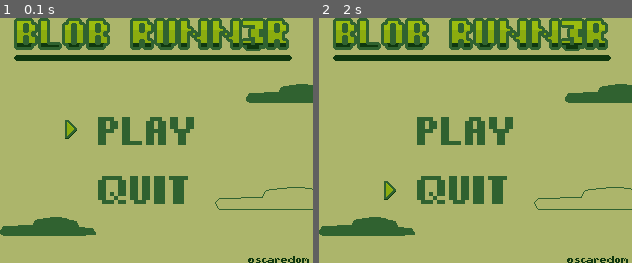
Above: before the commit, frames 1-2 (left to right).
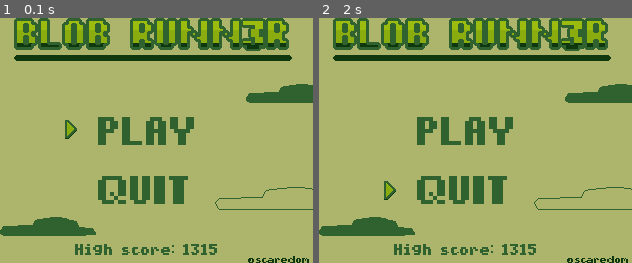
Above: after the commit, the same moments.

Repository: Clement-Devevey/ScareBot
Game: pygame game, started from testpygame.py
Two runs of this game, one before a commit and one after it. Both use one fixed random seed, a clock stepped at 60 frames per second and the inputs below.
Inputs:
- Up to frame 1 (0.1 s): no input
- Up to frame 2 (2 s): hold Up 0.33-0.8 s; hold Down 0.83-1.13 s; hold Up 1.17-1.53 s; hold Down 1.57-1.93 s; hold Up from 1.97 s (still down)

The runs differ from the first frame. In frame 1, 0.8% of the frame differs, in the area x 23-70%, y 92-97%; in frame 2, 0.8%.

Commit message:
Système de high score :) Signed-off-by: glemmm

Diff:
--- /dev/null
+++ b/Resources/high_score.txt
@@ -0,0 +1 @@
+1315
--- a/testpygame.py
+++ b/testpygame.py
@@ -49,8 +49,14 @@
 ## Chargement de la police
 
 font = pygame.font.Font(r"./Resources/images/pixelmix_bold.ttf", 12)
-# S'utilise avec texte = font.render("text", False, color)  # "text", antialias, color.
-#                fenetre.blit(texte, (x, y))
+
+## Chargement du high_score
+
+# Pour lire le high score :
+f_high_score = open(r"./Resources/high_score.txt", "r") # Ouverture en lecture.
+high_score = f_high_score.readline()
+f_high_score.close()
+
 
 ## fonction qui affiche le menu avec l'option en cours de sélection surligné en jaune
 def affiche_menu(choix):
@@ -58,12 +64,16 @@
         fenetre.blit(fond_vert, (0,0))
         fenetre.blit(menu_fond, (0,0))
         fenetre.blit(curseur_selection, (65,102))
+        texte = font.render('High score: {0}'.format(high_score), False, (48,98,48))  # "text", antialias, color
+        fenetre.blit(texte, (75, 225))
         pygame.display.flip()
 
     elif(choix == 1):
         fenetre.blit(fond_vert, (0,0))
         fenetre.blit(menu_fond, (0,0))
         fenetre.blit(curseur_selection, (65,163))
+        texte = font.render('High score: {0}'.format(high_score), False, (48,98,48))  # "text", antialias, color
+        fenetre.blit(texte, (75, 225))
         pygame.display.flip()
 
 ## Fonction qui clean l'ancien affichage :
@@ -330,6 +340,11 @@
                     fenetre.blit(blob, (self.blob_x, self.blob_y))
 
         else: #si le blob est mort
+            if(self.score > int(high_score)):
+                f_high_score = open(r"./Resources/high_score.txt", "w") # Ouverture en lecture.
+                f_high_score.write(str(self.score))
+                print(self.score)
+                f_high_score.close()
             fenetre.blit(blob_dead, (self.blob_x, self.blob_y))
             fenetre.blit(game_over_texte, (50,90))
             pygame.display.flip() # Pour afficher le text du game over
Empty file added: data.txt
